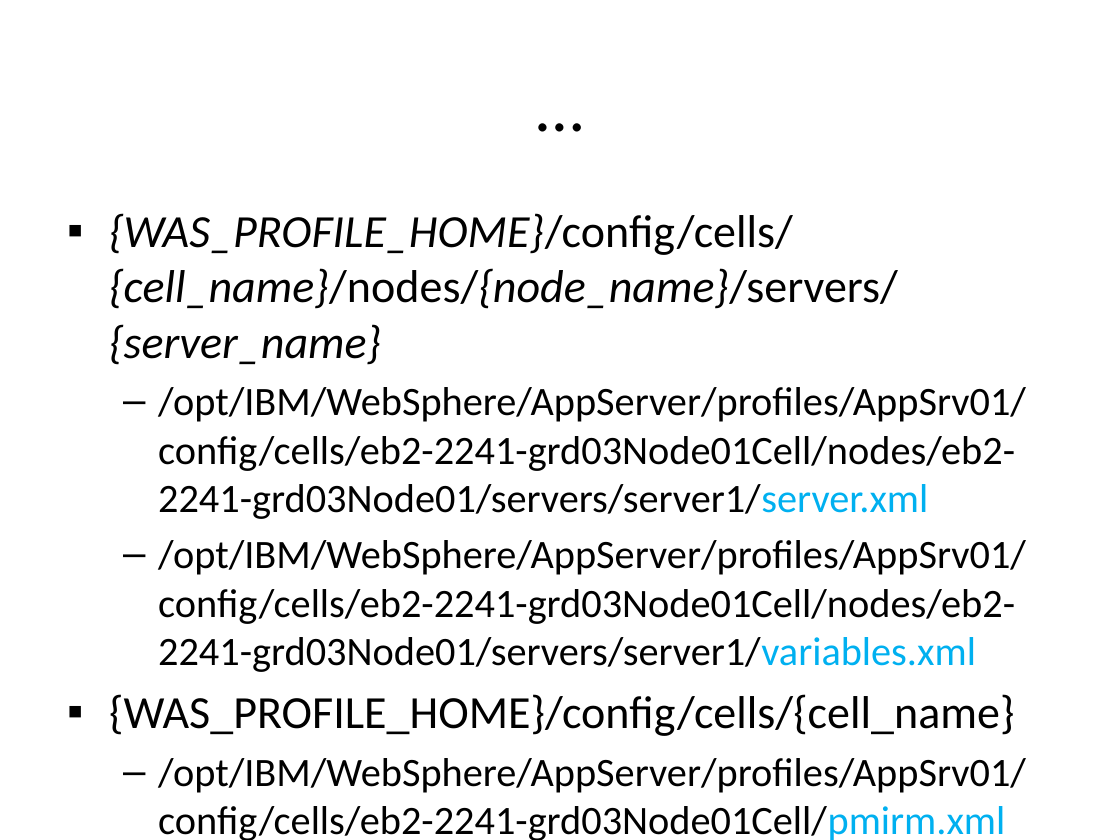
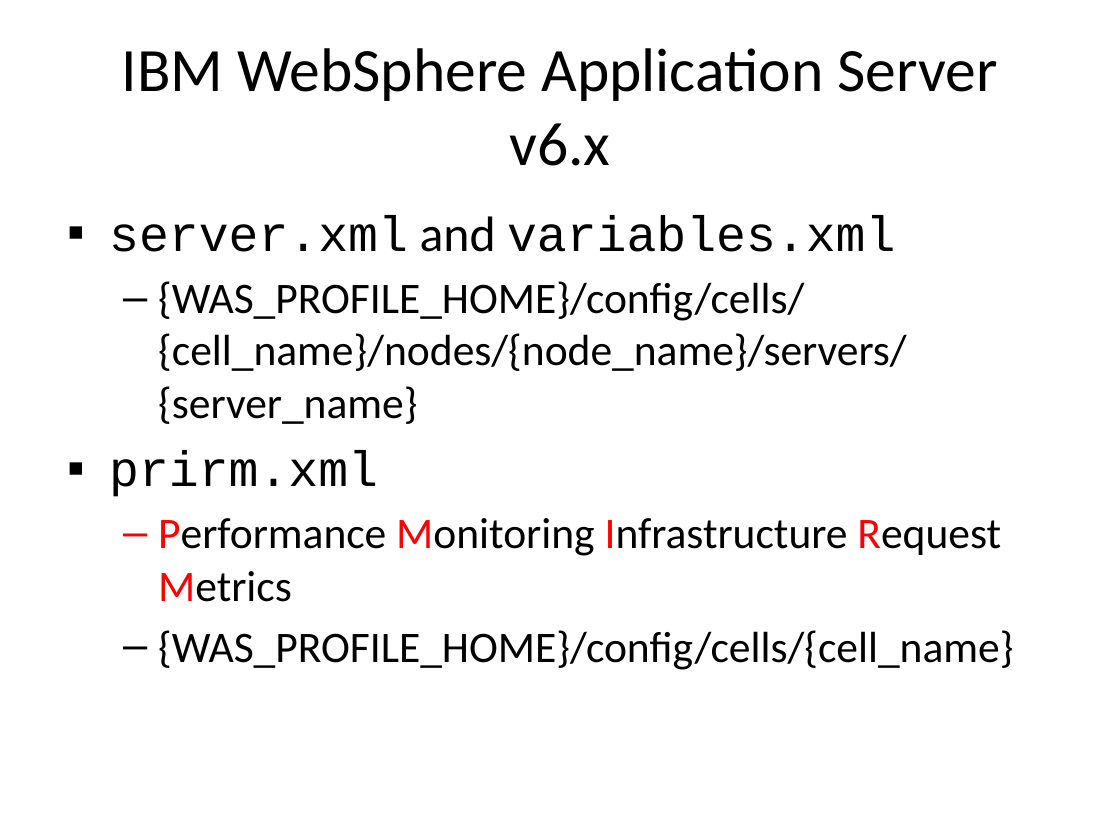
Before and after one commit to wsgan001/asegrp, a slide deck: slide 8 of papers/DRCPA/docs/PerfTest - Application Monitoring.pptx (slide 10 before the commit). Drawn at 1120x840 pixels with LibreOffice and Linux fonts; fonts in the diff are those of the drawing. Boxes give left, top, right and bottom in pixels: in the first picture for what was removed or moved away, otherwise in the second. Text is boxed around its words. In the diff, an @@ line names an element or a change of style, - is before the commit and + after.

```diff
--- a/papers/DRCPA/docs/PerfTest - Application Monitoring.pptx
+++ b/papers/DRCPA/docs/PerfTest - Application Monitoring.pptx
@@ title removed at <box>56,34,1064,174</box> @@
-…
@@ title added at <box>122,48,997,166</box>, 39.6 pt, text #000000 @@
+IBM WebSphere Application Server v6.x
@@ text at <box>109,215,895,252</box>: paragraph added @@
+▪ server.xml and variables.xml
@@ text at <box>158,281,1013,670</box>: size 29.6 to 28 pt in "{WAS_PROFILE_HOME}/config/cells/{cell_name}/nodes/{node_name ...", "{WAS_PROFILE_HOME}/config/cells/{cell_name}"; italic off in "{WAS_PROFILE_HOME}/config/cells/{cell_name}/nodes/{node_name ..."; bullet ▪ to –; list level 1 to 2 in "{WAS_PROFILE_HOME}/config/cells/{cell_name}/nodes/{node_name ..."; list level 1 to 2 in "{WAS_PROFILE_HOME}/config/cells/{cell_name}" @@
@@ text at <box>109,450,1001,602</box>: text changed; size 25.9 to 28 pt @@
-  – /opt/IBM/WebSphere/AppServer/profiles/AppSrv01/config/cells/eb2-2241-grd03Node01Cell/nodes/eb2-2241-grd03Node01/servers/server1/server.xml
-  – /opt/IBM/WebSphere/AppServer/profiles/AppSrv01/config/cells/eb2-2241-grd03Node01Cell/nodes/eb2-2241-grd03Node01/servers/server1/variables.xml
+▪ prirm.xml
+  – Performance Monitoring Infrastructure Request Metrics
@@ text at <box>158,758,1026,840</box>: paragraph removed @@
-  – /opt/IBM/WebSphere/AppServer/profiles/AppSrv01/config/cells/eb2-2241-grd03Node01Cell/pmirm.xml
```
Also in this commit, not shown: 4 other slides changed, 14 slides added, 17 slides removed, 1 other file.
